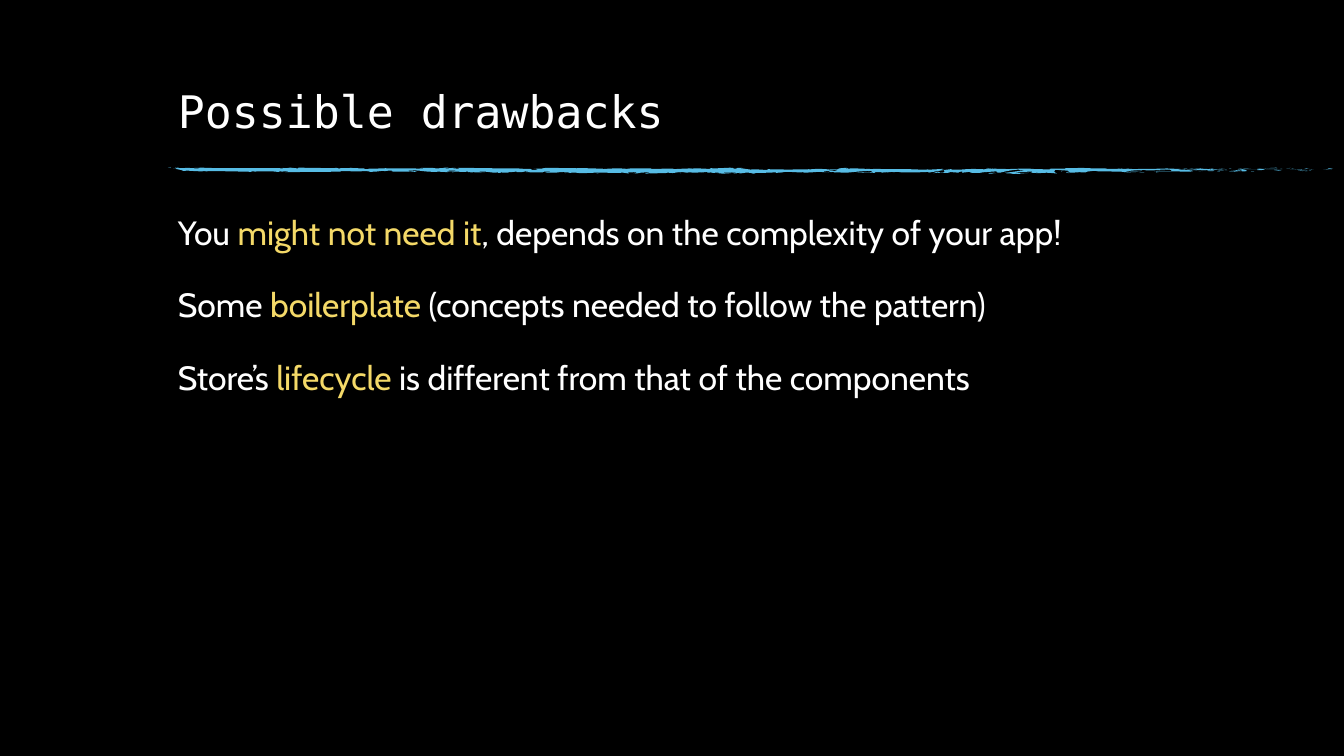
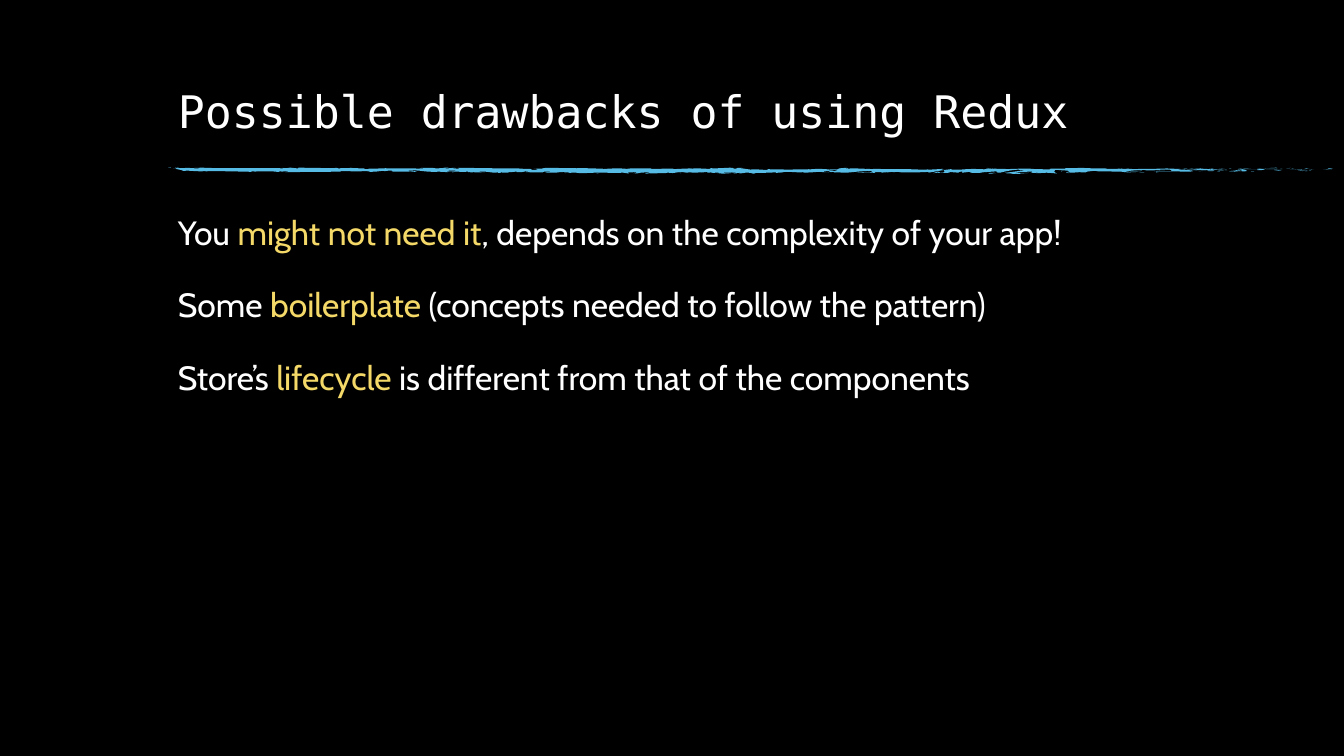
Before and after one commit to acorn-technology/react-and-rn-intro, a slide deck: slide 19 of tutorial/redux/Redux.pptx. Drawn at 1344x756 pixels with LibreOffice and Linux fonts; fonts in the diff are those of the drawing; background and template pictures are left out. Boxes give left, top, right and bottom in pixels: in the first picture for what was removed or moved away, otherwise in the second. Text is boxed around its words. In the diff, an @@ line names an element or a change of style, - is before the commit and + after.

```diff
--- a/tutorial/redux/Redux.pptx
+++ b/tutorial/redux/Redux.pptx
@@ title at [178,93,1068,137]: text changed @@
-Possible drawbacks
+Possible drawbacks of using Redux
```
Also in this commit, not shown: 1 other slide changed, 2 other files.
